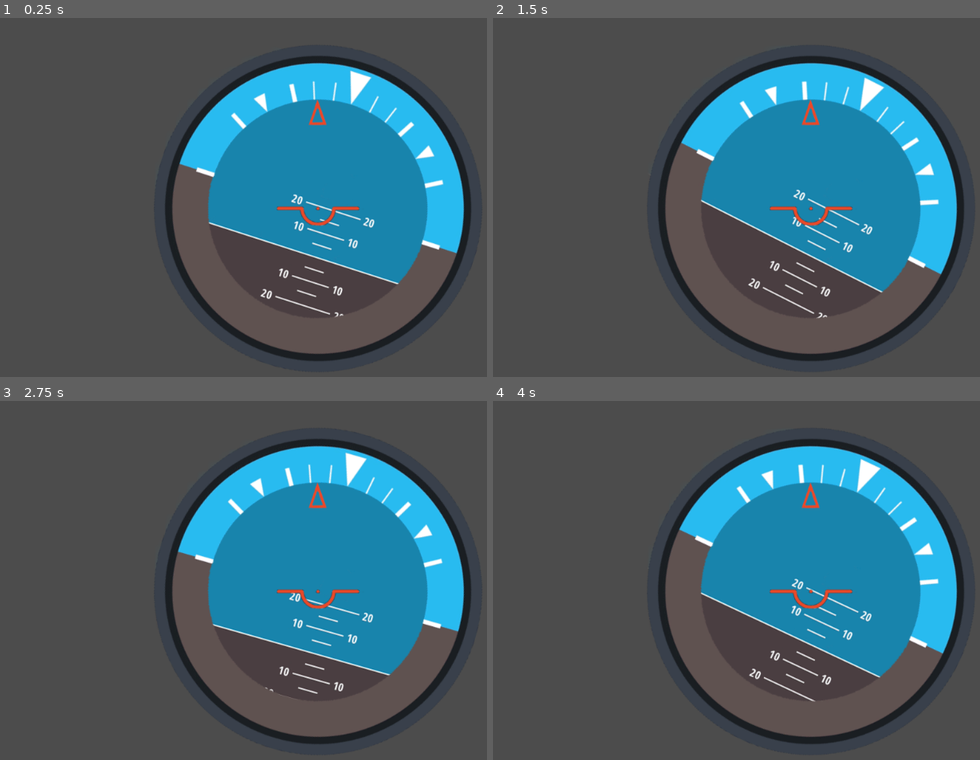
Above: before the commit, frames 1-4 (two rows, left to right).
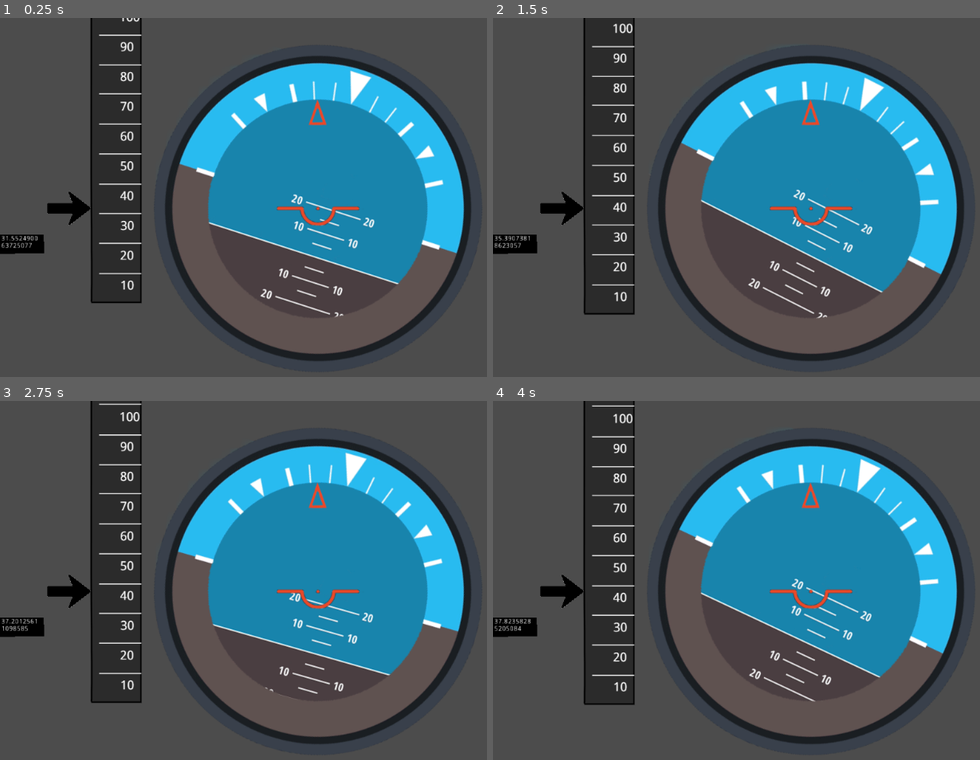
Above: after the commit, the same moments.

Repository: AeroTec-ATLAS/UAV-ART
Game: Godot game, scene res://Scenes/ArtificialHorizon.tscn
Same seed, same stepped clock (60 frames per second), same inputs: the game is played once before the commit and once after it. The project has no main scene, so this scene is started directly.
Inputs:
- Up to frame 1 (0.25 s): no input
- Up to frame 2 (1.5 s): no input
- Up to frame 3 (2.75 s): no input
- Up to frame 4 (4 s): no input

The runs differ from the first frame. In frame 1, 8.9% of the frame differs, in the area x 0-30%, y 0-80%; in frame 2, 9.2%; in frame 3, 9.4%; in frame 4, 9.4%, in the area x 0-30%, y 0-85%.

Commit message:
Added an airspeed meter to the PFD

Diff:
--- a/ground_station/Groundstation_UI/Scenes/ArtificialHorizon.tscn
+++ b/ground_station/Groundstation_UI/Scenes/ArtificialHorizon.tscn
@@ -9,6 +9,11 @@
 [ext_resource path="res://Scripts/Horizonte_externo.gd" type="Script" id=7]
 [ext_resource path="res://Images/SetaCentral.png" type="Texture" id=8]
 [ext_resource path="res://Images/Branco.png" type="Texture" id=9]
+[ext_resource path="res://Scripts/AltimeterText.gd" type="Script" id=10]
+[ext_resource path="res://Scenes/polygon1.gd" type="Script" id=11]
+[ext_resource path="res://Images/Medidor.png" type="Texture" id=12]
+[ext_resource path="res://Images/ponteiro.png" type="Texture" id=13]
+[ext_resource path="res://Scenes/Medidor1.gd" type="Script" id=14]
 
 [node name="ArtificialHorizon" type="Node2D"]
 position = Vector2( 510.943, 306.566 )
@@ -49,11 +54,45 @@
 texture = ExtResource( 8 )
 
 [node name="Light2D" type="Light2D" parent="Control"]
+position = Vector2( 1.05701, -2.56601 )
 scale = Vector2( 17, 17 )
 texture = ExtResource( 9 )
 mode = 3
 range_item_cull_mask = 1024
 
+[node name="Medidor" type="Sprite" parent="Control"]
+position = Vector2( -324.485, 185 )
+scale = Vector2( 0.8, 0.8 )
+texture = ExtResource( 12 )
+offset = Vector2( 0, -300 )
+script = ExtResource( 14 )
+
+[node name="Ponteiro" type="Sprite" parent="Control"]
+position = Vector2( -400, 0 )
+scale = Vector2( 0.111958, 0.111958 )
+texture = ExtResource( 13 )
+
+[node name="Polygon2D" type="Polygon2D" parent="."]
+position = Vector2( -149.23, -59.8529 )
+scale = Vector2( 0.77687, 0.77687 )
+color = Color( 0, 0, 0, 1 )
+polygon = PoolVector2Array( -469.218, 131.19, -374.951, 131.456, -374.685, 170.756, -469.218, 171.022 )
+script = ExtResource( 11 )
+
+[node name="RichTextLabel" type="RichTextLabel" parent="Polygon2D"]
+margin_left = -463.0
+margin_top = 133.0
+margin_right = -383.0
+margin_bottom = 173.0
+bbcode_enabled = true
+script = ExtResource( 10 )
+__meta__ = {
+"_edit_use_anchors_": false
+}
+
 [connection signal="Leitura" from="Control/Sprite" to="Control/Roda_interna" method="_on_Sprite_Leitura"]
 [connection signal="Leitura" from="Control/Sprite" to="Control/Seta" method="_on_Sprite_Leitura"]
 [connection signal="Leitura" from="Control/Sprite" to="Control/Sprite/Horizonte_externo" method="_on_Sprite_Leitura"]
+[connection signal="Leitura" from="Control/Sprite" to="Polygon2D/RichTextLabel" method="_on_Sprite_Leitura"]
+[connection signal="Leitura" from="Control/Sprite" to="Polygon2D" method="_on_Sprite_Leitura"]
+[connection signal="Leitura" from="Control/Sprite" to="Control/Medidor" method="_on_Sprite_Leitura"]
--- /dev/null
+++ b/ground_station/Groundstation_UI/Scenes/Medidor1.gd
@@ -0,0 +1,4 @@
+extends Sprite
+
+func _on_Sprite_Leitura(array2):
+	position.y =  -7 + (48.0/10 * float(array2[13]))
--- /dev/null
+++ b/ground_station/Groundstation_UI/Scenes/polygon1.gd
@@ -0,0 +1,5 @@
+extends Polygon2D
+
+
+func _on_Sprite_Leitura(array2):
+	pass
--- /dev/null
+++ b/ground_station/Groundstation_UI/Scripts/AltimeterText.gd
@@ -0,0 +1,11 @@
+extends RichTextLabel
+
+
+func _ready():
+	pass # Replace with function body.
+
+
+
+func _on_Sprite_Leitura(array2):
+	var dialog = array2[13]
+	set_bbcode(dialog)
--- a/ground_station/Groundstation_UI/Scripts/PonteiroAS.gd
+++ b/ground_station/Groundstation_UI/Scripts/PonteiroAS.gd
@@ -9,3 +9,4 @@
 func _on_Sprite_Leitura(array2): #Vamos deixar em nós? ou passar pra m/s?
 	#print(array2[13])
 	self.rotation_degrees= (float(array2[13]) * 39.5 / 5)
+	print(array2[13])
Binary file added: ground_station/Groundstation_UI/Images/Medidor.png
Not shown, added: ground_station/Groundstation_UI/Images/Medidor.png.import
Binary file added: ground_station/Groundstation_UI/Images/ponteiro.png
Not shown, added: ground_station/Groundstation_UI/Images/ponteiro.png.import
Not shown: 1 places in ground_station/Groundstation_UI/Scenes/ArtificialHorizon.tscn that only renumber resources
